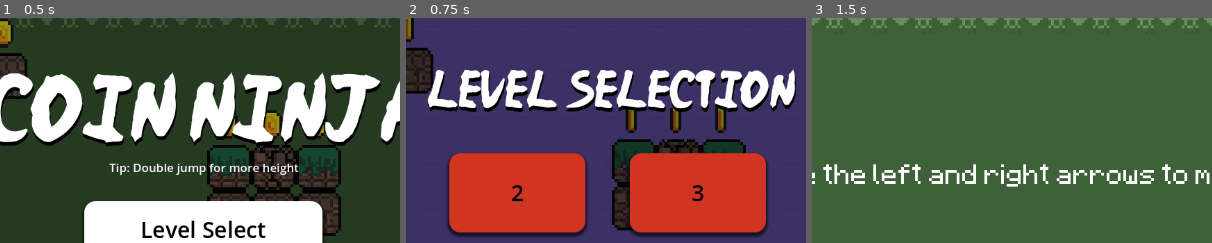
Above: before the commit, frames 1-3 (left to right).
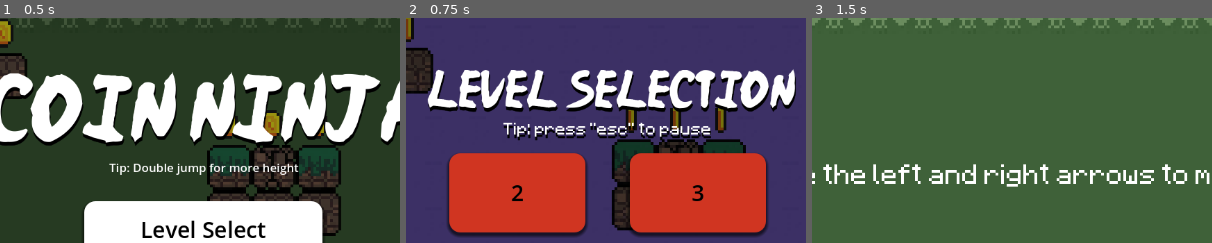
Above: after the commit, the same moments.

Repository: MarcusOlnes/CoinNinjaPrototype
Game: Godot game, scene res://scener/main_menu.tscn
Same seed, same stepped clock (60 frames per second), same inputs: the game is played once before the commit and once after it.
Inputs:
- Up to frame 1 (0.5 s): no input
- Up to frame 2 (0.75 s): click "Level Select" at 0.5 s
- Up to frame 3 (1.5 s): click "1" at 1.25 s
The pictures show only the part of the screen within x 25-75%, y 1-51%; the shares and areas given below are measured in that part.

Frame 1 is identical in both runs. In frame 2, 1.9% of the frame differs, in the area x 24-77%, y 46-55%; in frame 3, nothing differs.

Commit message:
level_selectiom.tscn update

Diff:
--- a/project.godot
+++ b/project.godot
@@ -15,7 +15,7 @@
 run/main_scene="res://scener/main_menu.tscn"
 config/features=PackedStringArray("4.3", "Forward Plus")
 boot_splash/image="res://assets/sprites/Untitled_Artwork(4).png"
-config/icon="res://assets/sprites/Running_Ninj6.png"
+config/icon="res://icon.svg"
 
 [autoload]
 
--- a/scener/level_selection.tscn
+++ b/scener/level_selection.tscn
@@ -1501,6 +1501,25 @@
 theme_override_styles/pressed = SubResource("StyleBoxFlat_53f6a")
 theme_override_styles/normal = SubResource("StyleBoxFlat_iqr46")
 text = "Back to level selection!"
+
+[node name="Label2" type="Label" parent="."]
+layout_mode = 1
+anchors_preset = 8
+anchor_left = 0.5
+anchor_top = 0.5
+anchor_right = 0.5
+anchor_bottom = 0.5
+offset_left = -154.0
+offset_top = -165.0
+offset_right = 146.0
+offset_bottom = -130.0
+grow_horizontal = 2
+grow_vertical = 2
+theme_override_colors/font_shadow_color = Color(0, 0, 0, 1)
+theme_override_constants/shadow_offset_y = 5
+theme_override_fonts/font = ExtResource("5_b2e58")
+theme_override_font_sizes/font_size = 20
+text = "Tip: press \"esc\" to pause"
 
 [connection signal="pressed" from="Back2Main" to="." method="_on_back_2_main_pressed"]
 [connection signal="pressed" from="hvite knapper/Stats" to="." method="_on_stats_pressed"]
Not shown, changed: export_presets.cfg
Not shown, added: coin ninja.console.exe
Not shown, added: coin ninja.exe
Not shown, added: coin ninja.pck
